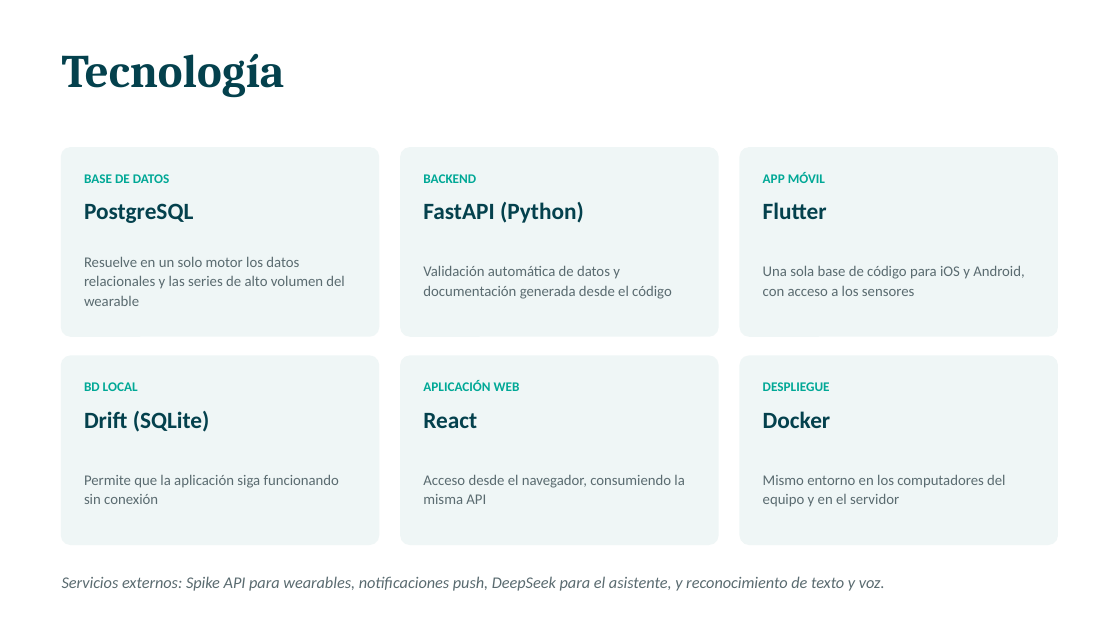
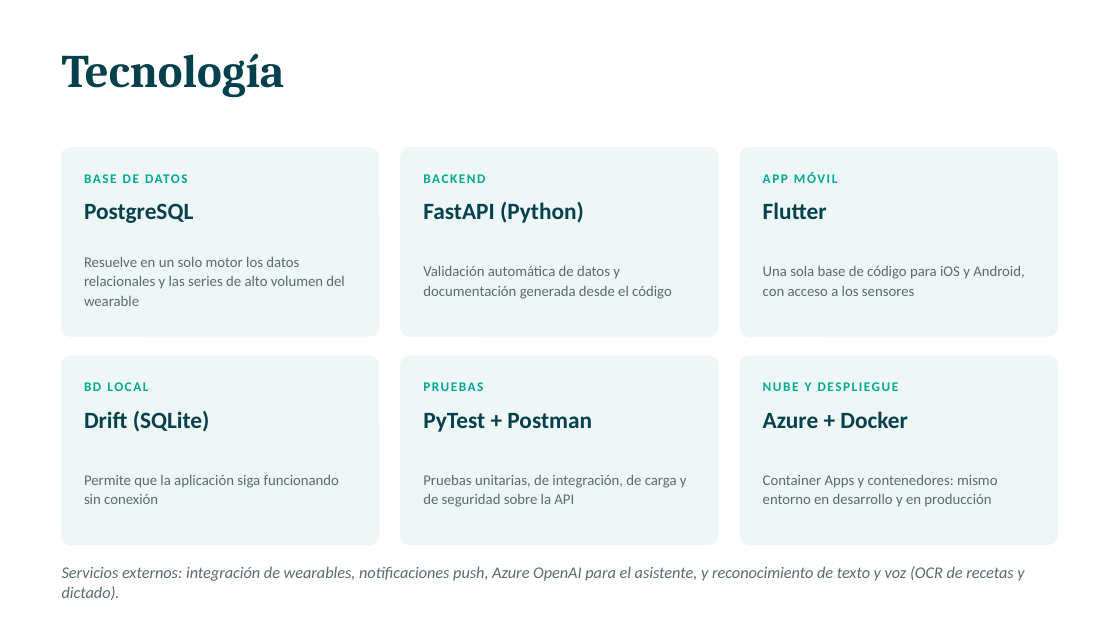
Before and after one commit to Jaacern/G1_CAPSTONE_003D, a slide deck: slide 9 of Fase 1/Evidencias Grupales/Presentación idea de proyecto.pptx. Drawn at 1120x630 pixels with LibreOffice and Linux fonts; fonts in the diff are those of the drawing. Boxes give left, top, right and bottom in pixels: in the first picture for what was removed or moved away, otherwise in the second. Text is boxed around its words. In the diff, an @@ line names an element or a change of style, - is before the commit and + after.

```diff
--- a/Fase 1/Evidencias Grupales/Presentación idea de proyecto.pptx
+++ b/Fase 1/Evidencias Grupales/Presentación idea de proyecto.pptx
@@ letter spacing 0 to 1 pt in 4 elements at [559, 266, 610, 276], [423, 174, 485, 183], [763, 172, 837, 183], [84, 382, 148, 391] @@
@@ text at [763, 382, 899, 391]: text changed @@
-DESPLIEGUE
+NUBE Y DESPLIEGUE
@@ text at [423, 413, 592, 432]: text changed @@
-React
+PyTest + Postman
@@ text at [763, 411, 908, 428]: text changed @@
-Docker
+Azure + Docker
@@ text at [423, 475, 471, 485]: text changed @@
-APLICACIÓN WEB
+PRUEBAS
@@ text at [423, 475, 687, 507]: text changed @@
-Acceso desde el navegador, consumiendo la misma API
+Pruebas unitarias, de integración, de carga y de seguridad sobre la API
@@ text at [763, 475, 997, 507]: text changed @@
-Mismo entorno en los computadores del equipo y en el servidor
+Container Apps y contenedores: mismo entorno en desarrollo y en producción
@@ text at [62, 566, 1024, 600]: text changed @@
-Servicios externos: Spike API para wearables, notificaciones push, DeepSeek para el asistente, y reconocimiento de texto y voz.
+Servicios externos: integración de wearables, notificaciones push, Azure OpenAI para el asistente, y reconocimiento de texto y voz (OCR de recetas y dictado).
```
Also in this commit, not shown: 8 other slides changed, 1 other file.
